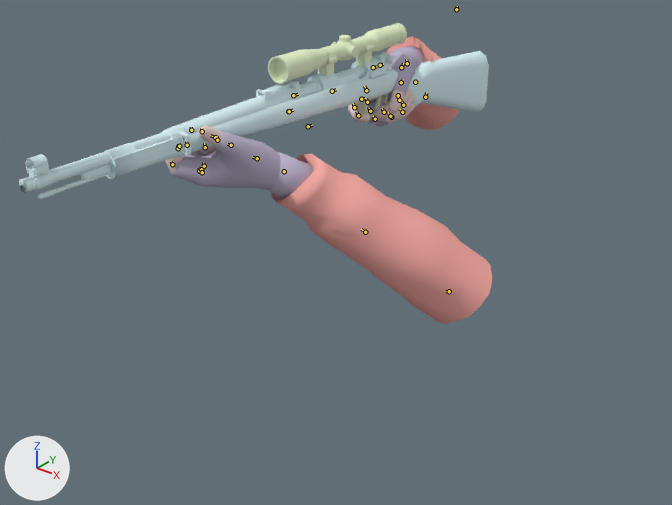
The Blender file weep of horror/bolt-action/boltaction.blend, before and after one commit.
Before and after are seen from a camera (50 mm lens) standing at (104.7, -165.8, 41.3) and looking at (-7.9, -25.1, -45.9). The lights are fixed; the arrows at lower left show +X, +Y and +Z. The bones that bend it are drawn over the model as lines.

Names of what the first picture shows: 'k98', 'k98_irons', 'k98_scope', 'v_rifle_ref_oldhands'.
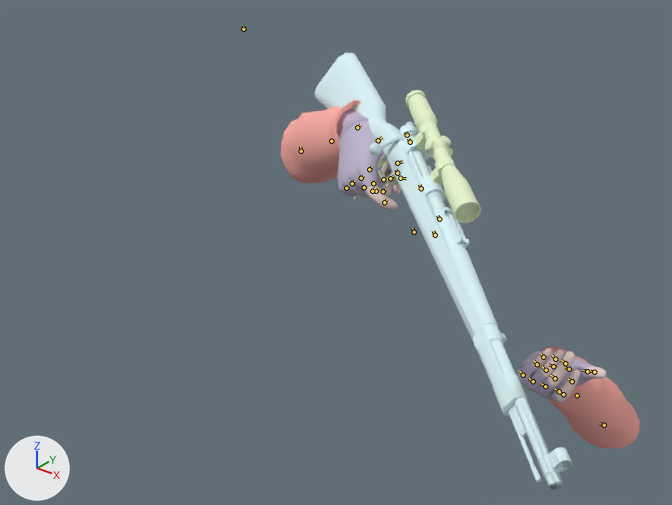
The newer file adds an action. The first version stands in its rest pose; the second is drawn at frame 19 of the action 'throw_underhand_tweak'.

Where the change shows, as pixel boxes (x1, y1, x2, y2) in the pictures (672 x 505 px):
'v_rifle_ref_oldhands', posed (9% wider, 21% taller): before (165, 36, 493, 324); after (281, 100, 640, 449)
'k98', posed (45% narrower, 193% taller): before (19, 51, 489, 199); after (315, 53, 572, 489)
'k98_scope', posed (45% narrower, 116% taller): before (268, 23, 407, 84); after (405, 90, 481, 223)
'k98_irons', posed: before (258, 80, 299, 94); after (443, 207, 467, 243)
bone 'rifle', root to tip: before (288, 111) to (292, 110); after (435, 235) to (433, 231)
bone 'l_low', root to tip: before (449, 291) to (445, 291); after (604, 425) to (600, 423)
bone 'l_wr', root to tip: before (284, 171) to (283, 170); after (553, 366) to (549, 364)
bone 'r_dum', root to tip: before (456, 9) to (458, 9); after (243, 29) to (246, 28)
bone 'r_up', root to tip: before (456, 9) to (457, 6); after (243, 29) to (243, 26)
bone 'r_low', root to tip: before (425, 97) to (426, 92); after (301, 151) to (300, 146)
bone 'r_wr', root to tip: before (407, 63) to (406, 59); after (357, 127) to (360, 124)

Patch to the scene script:
```diff
--- a/weep of horror/bolt-action/boltaction.blend.py
+++ b/weep of horror/bolt-action/boltaction.blend.py
@@ bone_rifle @@
 bone_rifle = bpy.data.objects['v_rifle.qc_skeleton'].pose.bones['rifle']
-bone_rifle.location = (0.0, 0.0, 0.0)
-bone_rifle.rotation_euler = (0.0, 0.0, 0.0)  # degrees (0, 0, 0)
+bone_rifle.location = (27.9, 8.9, -20.6)
+bone_rifle.rotation_euler = (0.332, 0.524, 1.047)  # degrees (19, 30, 60)
@@ bone_l_dum @@
 bone_l_dum = bpy.data.objects['v_rifle.qc_skeleton'].pose.bones['l_dum']
-bone_l_dum.location = (0.0, 0.0, 0.0)
+bone_l_dum.location = (11.9, 5.9, -2.7)
@@ bone_l_up @@
 bone_l_up = bpy.data.objects['v_rifle.qc_skeleton'].pose.bones['l_up']  # child of 'l_dum'
-bone_l_up.rotation_euler = (0.0, 0.0, 0.0)  # degrees (0, 0, 0)
+bone_l_up.rotation_euler = (0.0349, -0.0524, -0.506)  # degrees (2, -3, -29)
@@ bone_l_low @@
 bone_l_low = bpy.data.objects['v_rifle.qc_skeleton'].pose.bones['l_low']  # child of 'l_up'
-bone_l_low.location = (0.0, 0.0, 0.0)
-bone_l_low.rotation_euler = (0.0, 0.0, 0.0)  # degrees (0, 0, 0)
+bone_l_low.location = (28.6, 54.4, 11.3)
+bone_l_low.rotation_euler = (0.0, 0.0, 0.977)  # degrees (0, 0, 56)
@@ bone_l_wr @@
 bone_l_wr = bpy.data.objects['v_rifle.qc_skeleton'].pose.bones['l_wr']  # child of 'l_low'
-bone_l_wr.rotation_euler = (0.0, 0.0, 0.0)  # degrees (0, 0, 0)
+bone_l_wr.rotation_euler = (-0.0873, 0.122, 0.559)  # degrees (-5, 7, 32)
@@ bone_r_dum @@
 bone_r_dum = bpy.data.objects['v_rifle.qc_skeleton'].pose.bones['r_dum']
-bone_r_dum.location = (0.0, 0.0, 0.0)
+bone_r_dum.location = (-3.5, -50.5, 43.8)
@@ bone_r_up @@
 bone_r_up = bpy.data.objects['v_rifle.qc_skeleton'].pose.bones['r_up']  # child of 'r_dum'
-bone_r_up.rotation_euler = (0.0, 0.0, 0.0)  # degrees (0, 0, 0)
+bone_r_up.rotation_euler = (-0.244, 0.576, -0.209)  # degrees (-14, 33, -12)
@@ bone_r_low @@
 bone_r_low = bpy.data.objects['v_rifle.qc_skeleton'].pose.bones['r_low']  # child of 'r_up'
-bone_r_low.rotation_euler = (0.0, 0.0, 0.0)  # degrees (0, 0, 0)
+bone_r_low.rotation_euler = (0.0, 0.0, 0.157)  # degrees (0, 0, 9)
@@ bone_r_wr @@
 bone_r_wr = bpy.data.objects['v_rifle.qc_skeleton'].pose.bones['r_wr']  # child of 'r_low'
-bone_r_wr.rotation_euler = (0.0, 0.0, 0.0)  # degrees (0, 0, 0)
+bone_r_wr.rotation_euler = (-0.524, 0.0698, -0.157)  # degrees (-30, 4, -9)
```
